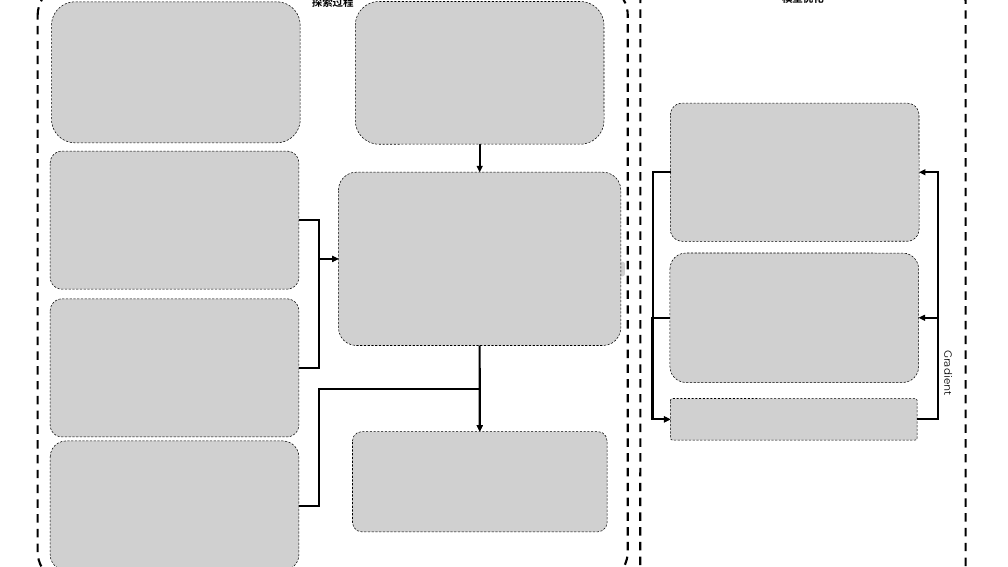
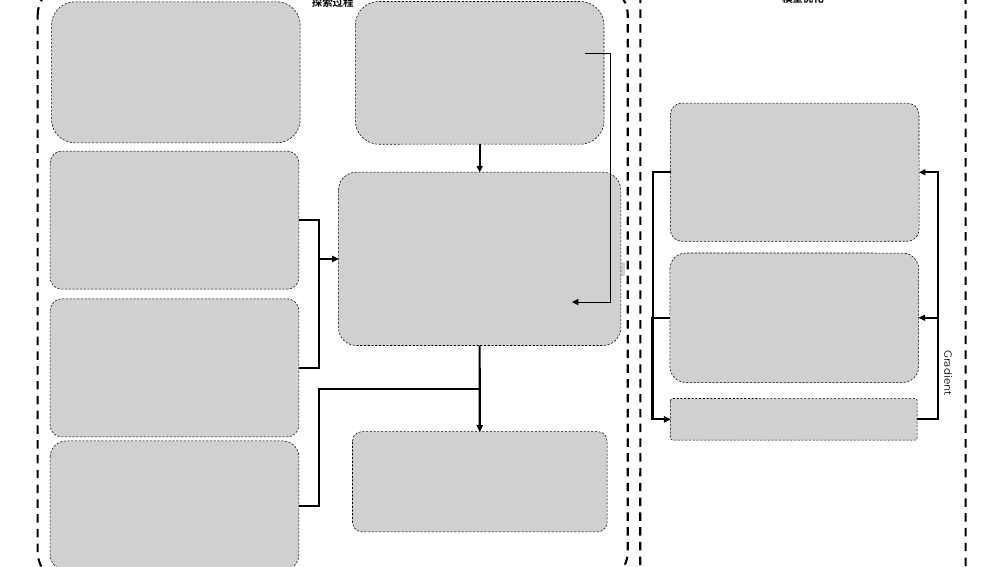
Before and after one commit to isLouisHsu/resource, a slide deck: slide 2 of blog_resource/_posts/图解：LLM是怎么通过PPO优化偏好的？/ppo.pptx. Drawn at 1008x567 pixels with LibreOffice and Linux fonts; fonts in the diff are those of the drawing; grey boxes stand for pictures; background and template pictures are left out. Boxes give left, top, right and bottom in pixels: in the first picture for what was removed or moved away, otherwise in the second. Text is boxed around its words. In the diff, an @@ line names an element or a change of style, - is before the commit and + after.

```diff
--- a/blog_resource/_posts/图解：LLM是怎么通过PPO优化偏好的？/ppo.pptx
+++ b/blog_resource/_posts/图解：LLM是怎么通过PPO优化偏好的？/ppo.pptx
@@ elbow arrow added from (585, 54) to (572, 302), #000000 1 pt @@
```
Also in this commit, not shown: 1 other file.
